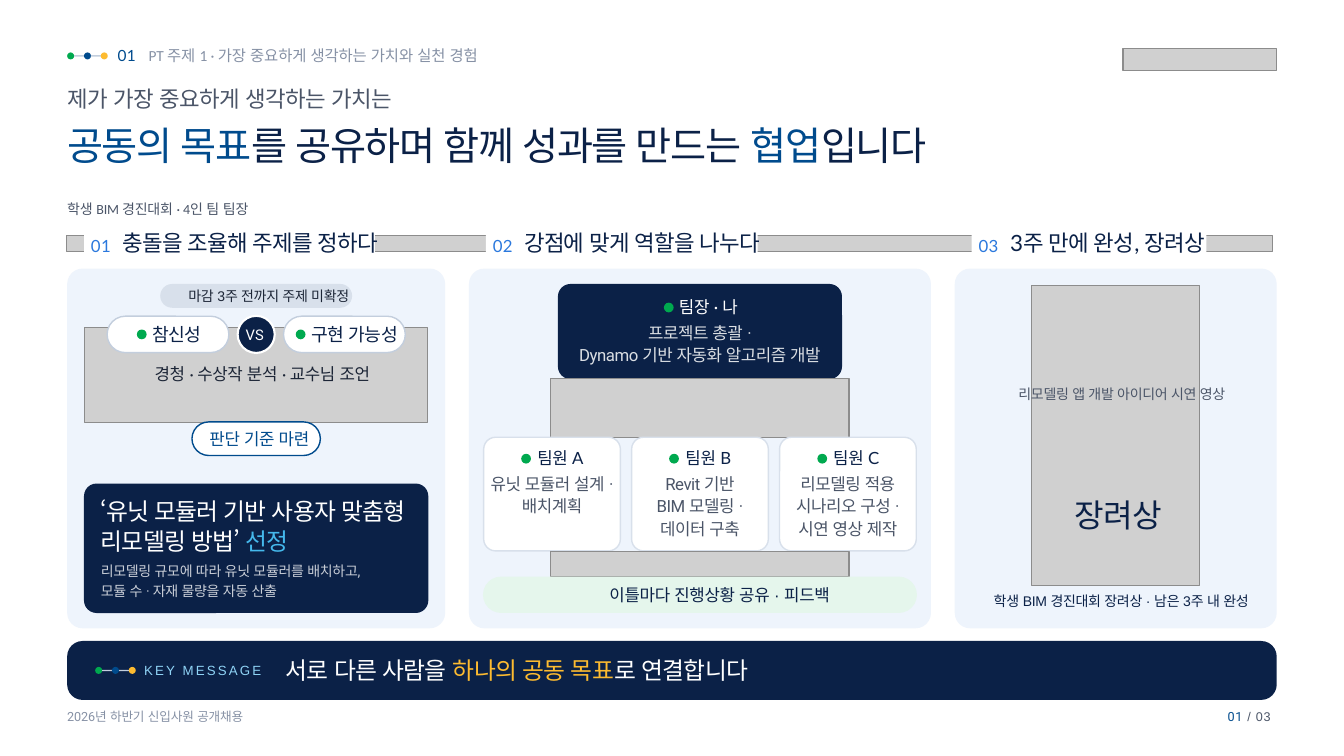
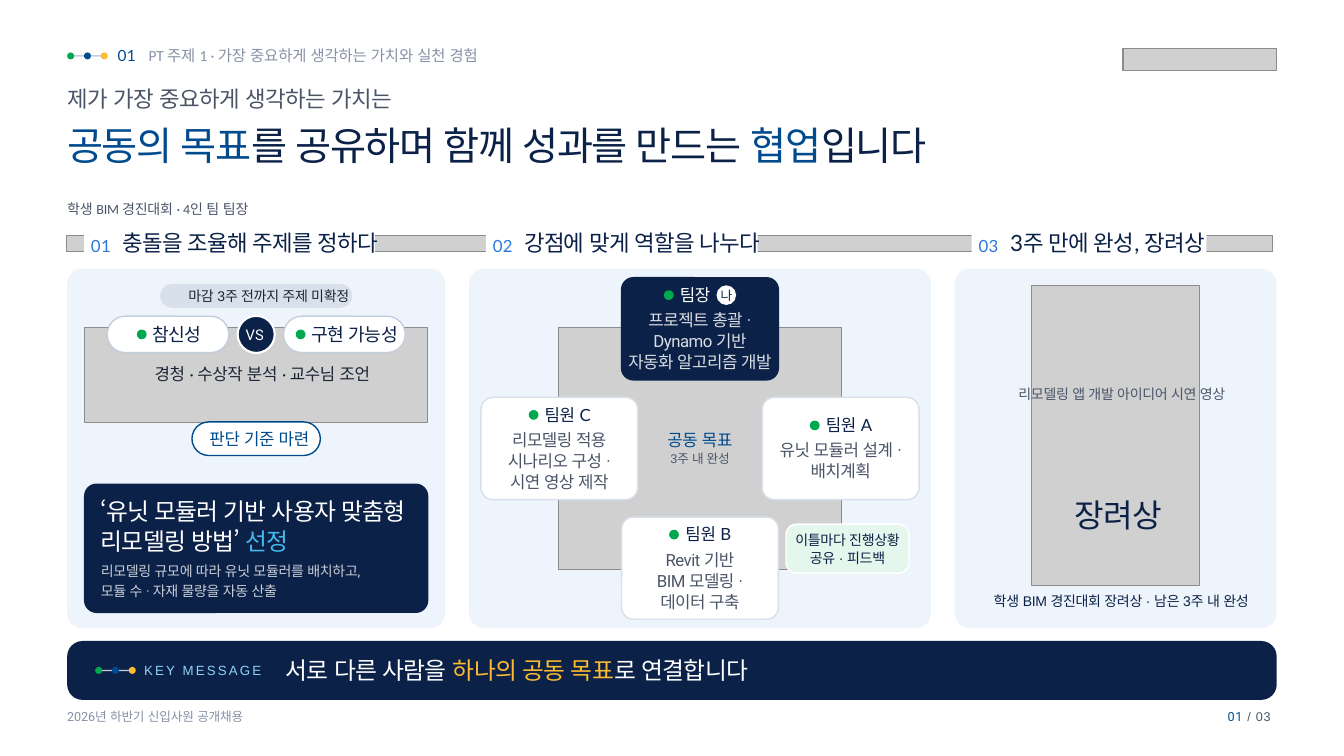
Before and after one commit to tmdgns5782-pixel/dcd, a slide deck: slide 1 of hec-pt/pptx/landscape.pptx. Drawn at 1344x756 pixels with LibreOffice and Linux fonts; fonts in the diff are those of the drawing; grey boxes stand for pictures; background and template pictures are left out. Boxes give left, top, right and bottom in pixels: in the first picture for what was removed or moved away, otherwise in the second. Text is boxed around its words. In the diff, an @@ line names an element or a change of style, - is before the commit and + after.

```diff
--- a/hec-pt/pptx/landscape.pptx
+++ b/hec-pt/pptx/landscape.pptx
@@ rounded rectangle: place and size @@
-rounded rectangle at [558, 284, 842, 379]
+rounded rectangle at [622, 277, 779, 379]
@@ rounded rectangle at [622, 277, 779, 379]: outline none to #0B2147 1 pt; proportions changed @@
@@ ellipse: place and size @@
-ellipse at [664, 302, 675, 313]
+ellipse at [664, 290, 675, 300]
@@ text at [680, 287, 711, 303]: text changed @@
-팀장 · 나
+팀장
@@ ellipse added at [717, 285, 736, 304], fill #FFFFFF @@
@@ text added at [721, 287, 733, 304], 9 pt, text #0B2147 @@
+나
@@ picture added at [559, 328, 842, 570] @@
@@ text "프로젝트 총괄 ·": place and size @@
-text "프로젝트 총괄 ·" at [648, 325, 742, 341]
+text "프로젝트 총괄 ·" at [648, 312, 742, 328]
@@ text at [628, 354, 771, 370]: text changed @@
-Dynamo 기반 자동화 알고리즘 개발
+자동화 알고리즘 개발
@@ text added at [653, 333, 746, 351], 12 pt, text #DADEE3 @@
+Dynamo 기반
@@ picture removed at [552, 378, 850, 438] @@
@@ rounded rectangle: place and size @@
-rounded rectangle at [484, 438, 621, 552]
+rounded rectangle at [481, 397, 638, 499]
@@ ellipse: place and size @@
-ellipse at [521, 454, 531, 464]
+ellipse at [529, 410, 539, 420]
@@ rounded rectangle: place and size @@
-rounded rectangle at [779, 438, 917, 552]
+rounded rectangle at [762, 397, 920, 499]
@@ text added at [667, 432, 733, 448], 12 pt, text #004B8D @@
+공동 목표
@@ ellipse: place and size @@
-ellipse at [818, 454, 828, 464]
+ellipse at [810, 420, 820, 431]
@@ letter spacing -0.3 to -0.4 pt in 9 elements at [648, 312, 742, 328], [660, 594, 739, 610], [657, 573, 734, 589], [666, 552, 734, 568], [780, 442, 893, 458], [811, 463, 871, 479], [512, 432, 606, 448], [508, 453, 602, 469], [510, 474, 608, 490] @@
@@ 4 texts: place and size @@
-4 texts at [796, 450, 897, 537]
+4 texts at [508, 407, 608, 490]
@@ text added at [670, 452, 730, 464], 9 pt, text #4B5568 @@
+3주 내 완성
@@ 3 texts: place and size @@
-3 texts at [491, 450, 604, 514]
+3 texts at [780, 417, 893, 479]
@@ proportions changed in 3 elements at [481, 397, 638, 499], [762, 397, 920, 499], [622, 517, 779, 619] @@
@@ rounded rectangle: place and size @@
-rounded rectangle at [632, 438, 769, 552]
+rounded rectangle at [622, 517, 779, 619]
@@ 4 texts, 1 ellipse: place and size @@
-4 texts, 1 ellipse at [657, 450, 739, 537]
+4 texts, 1 ellipse at [657, 526, 739, 610]
@@ rounded rectangle added at [786, 524, 909, 574], fill #E5F6EC, outline #FFFFFF 1 pt @@
@@ text at [795, 533, 900, 546]: text changed; size 12 to 10 pt @@
-이틀마다 진행상황 공유 · 피드백
+이틀마다 진행상황
@@ picture removed at [552, 552, 850, 577] @@
@@ text added at [810, 551, 885, 564], 10 pt, text #0B2147 @@
+공유 · 피드백
@@ rounded rectangle removed at [483, 577, 918, 613] @@
```
Also in this commit, not shown: 7 other files.
